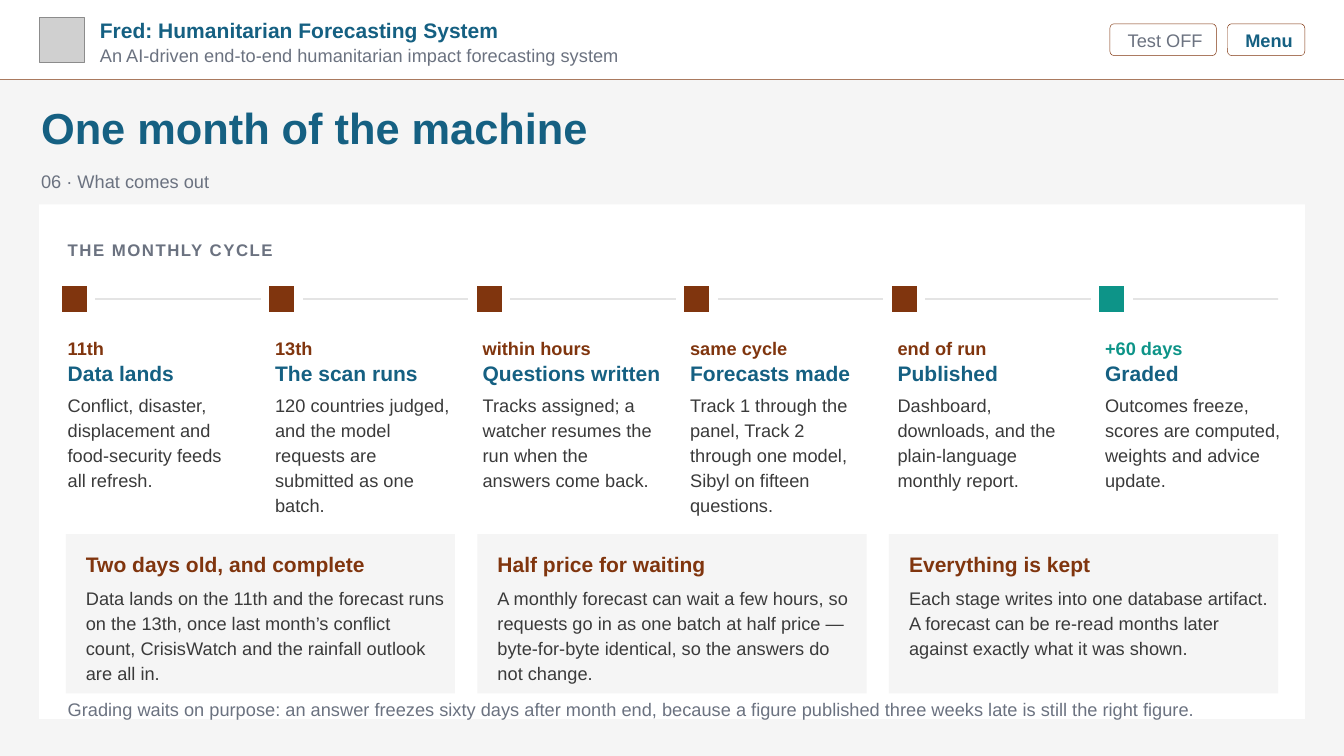
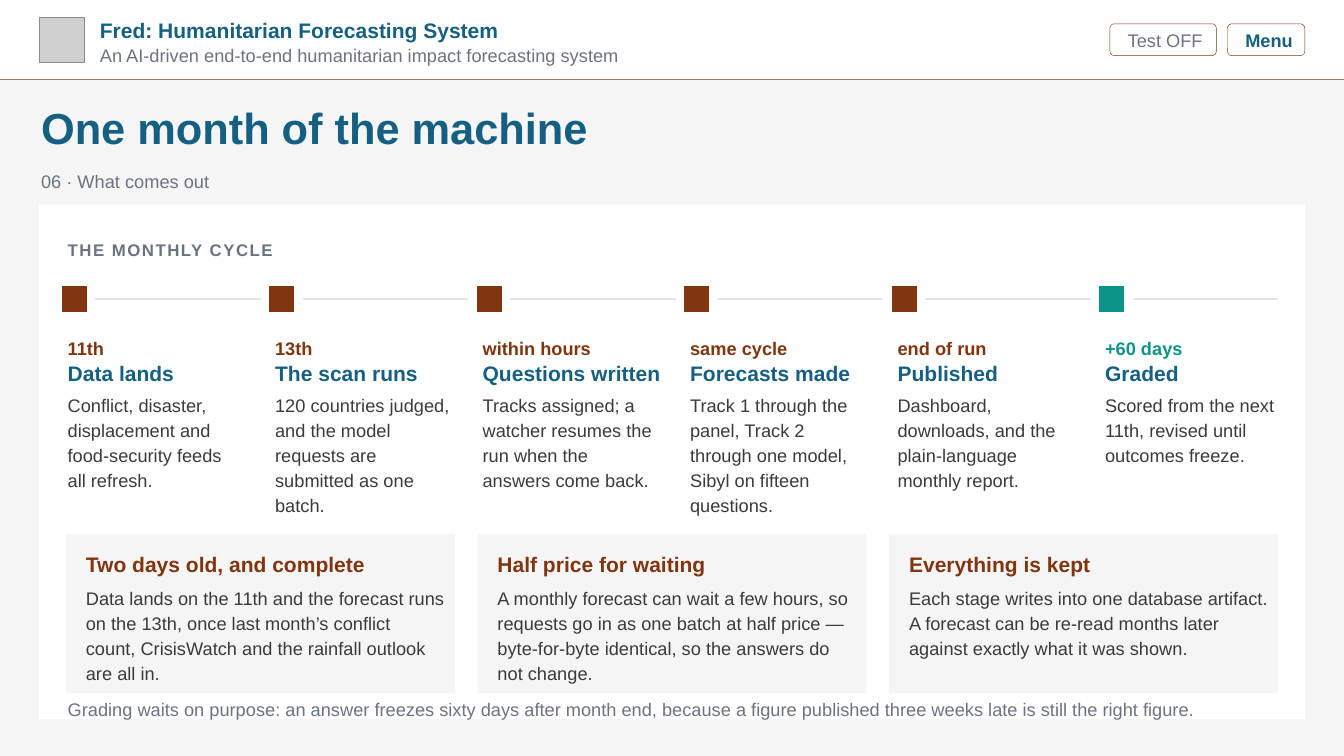
Before and after one commit to kwyjad/Pythia, a slide deck: slide 12 of docs/decks/0_overview.pptx. Drawn at 1344x756 pixels with LibreOffice and Linux fonts; fonts in the diff are those of the drawing; grey boxes stand for pictures. Boxes give left, top, right and bottom in pixels: in the first picture for what was removed or moved away, otherwise in the second. Text is boxed around its words. In the diff, an @@ line names an element or a change of style, - is before the commit and + after.

```diff
--- a/docs/decks/0_overview.pptx
+++ b/docs/decks/0_overview.pptx
@@ text at <box>1105,399,1274,462</box>: text changed @@
-Outcomes freeze, scores are computed, weights and advice update.
+Scored from the next 11th, revised until outcomes freeze.
```
Also in this commit, not shown: 4 other slides changed, 3 other files.
